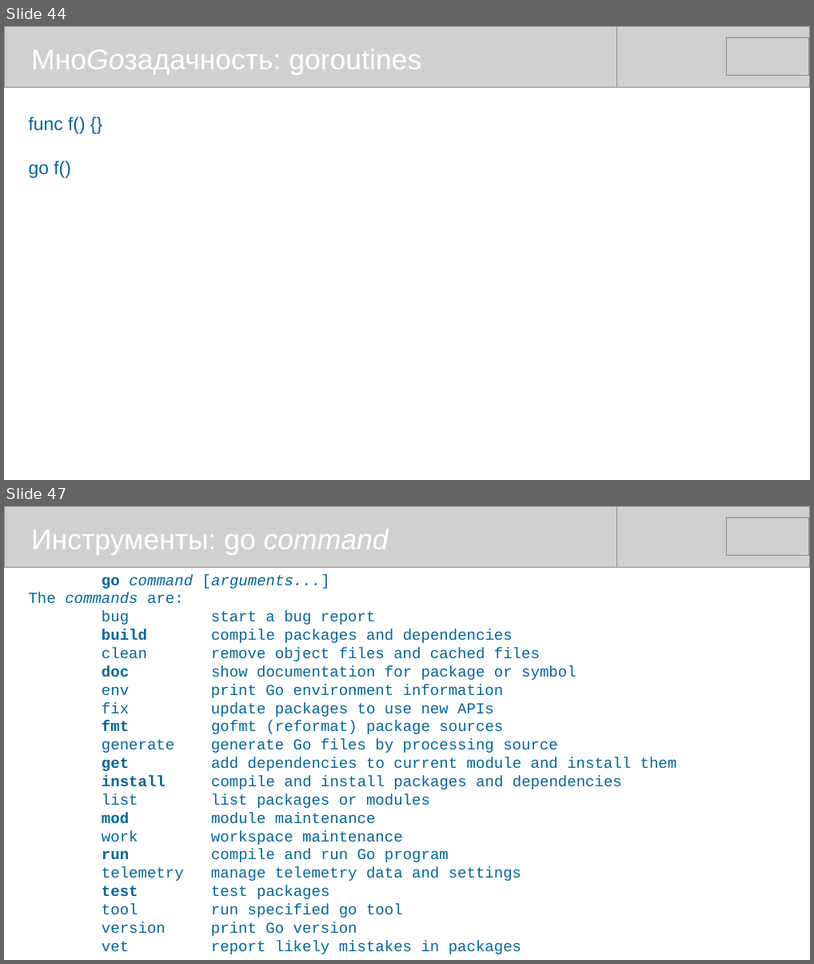
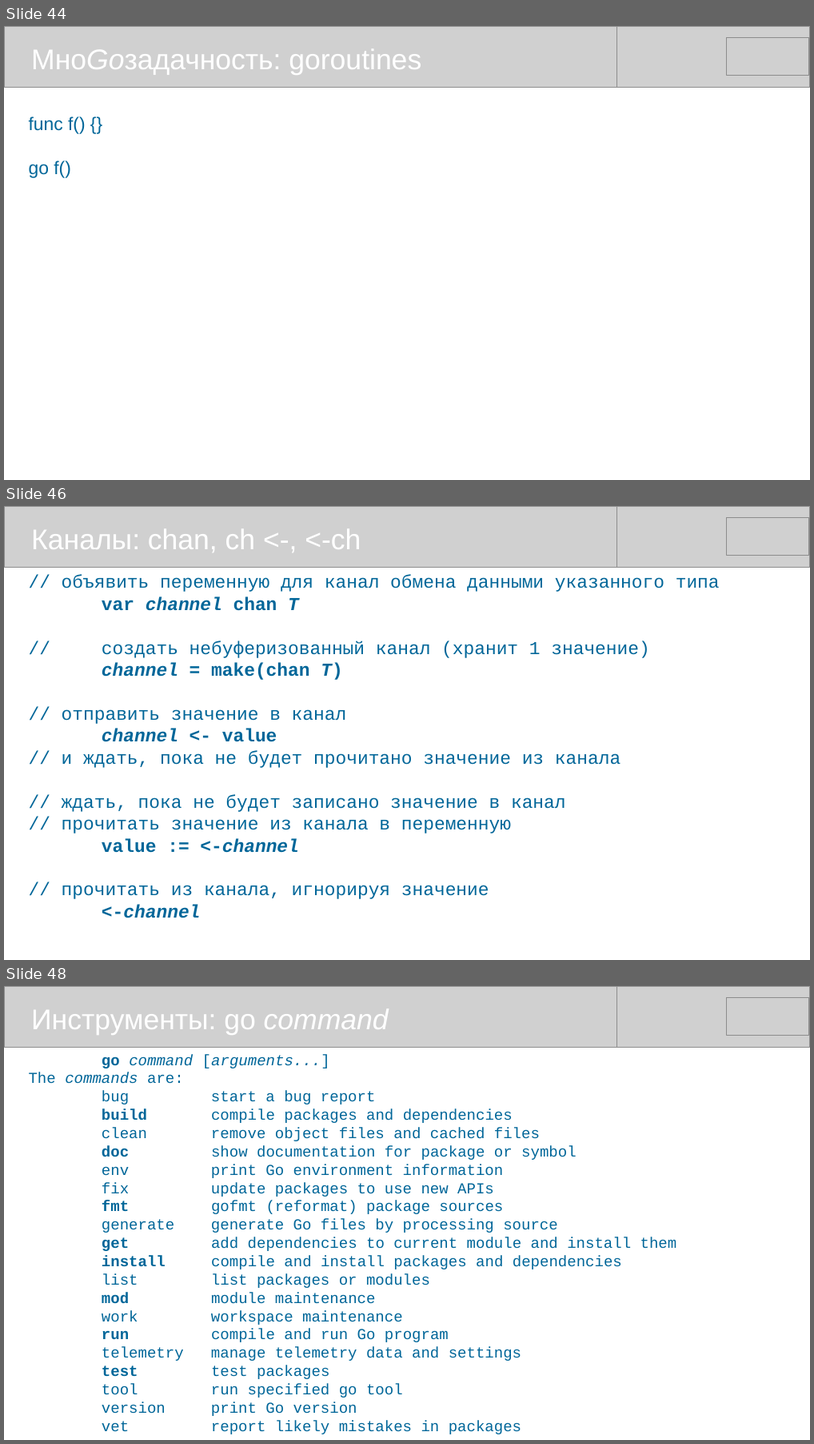
Before and after one commit to mike-shock/Go_language, a slide deck: Go_Review.odp. Shown one above the other, each under a label of ours: slides 44 and 47 before the commit, slides 44, 46 and 48 after it; the slides between them are not shown. The pictures are 814x964 and 814x1444 pixels, drawn with LibreOffice and Linux fonts; fonts in the diff are those of the drawing; grey boxes stand for pictures. Boxes give left, top, right and bottom in pixels: in the first picture for what was removed or moved away, otherwise in the second. Text is boxed around its words. In the diff, an @@ line names an element or a change of style, - is before the commit and + after.

```diff
--- a/Go_Review.odp
+++ b/Go_Review.odp
@@ slide 46 added at box(4, 506, 810, 960), background #FFFFFF @@
@@ picture added at box(4, 506, 618, 567) @@
@@ text added at box(31, 529, 361, 552), 28 pt, text #FFFFFF @@
+Каналы: chan, ch <-, <-ch
@@ picture added at box(197, 506, 810, 567) @@
@@ picture added at box(727, 518, 810, 556) @@
@@ text added at box(62, 575, 720, 918), 18 pt, text #006699 @@
+// объявить переменную для канал обмена данными указанного типа
+var channel chan T
+// создать небуферизованный канал (хранит 1 значение)
+channel = make(chan T)
+// отправить значение в канал
+channel <- value
+// и ждать, пока не будет прочитано значение из канала
+// ждать, пока не будет записано значение в канал
+// прочитать значение из канала в переменную
+value := <-channel
+// прочитать из канала, игнорируя значение
+<-channel
@@ what was slide 47 is now slide 48 @@
```
Also in this commit, not shown: 8 slides changed.
